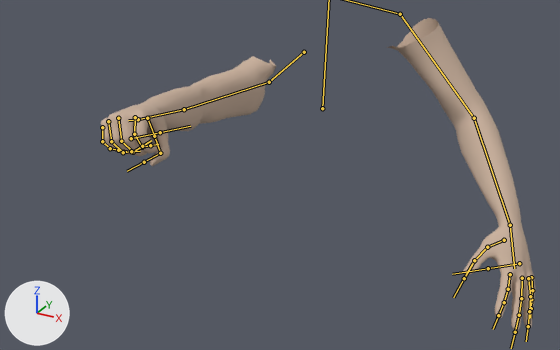
What one commit did to the FBX model Assets/Models/Characters/View_Model.fbx.
The view is the same before and after, from a 50 mm camera at (4.08, -8.15, 2.13) aimed at (0.55, -1.73, -1.08). Every picture has the same lights, and +X, +Y and +Z are marked at lower left. Both versions are drawn at frame 1 of the action 'Game_engine|VM_Hammer_Impact_02'; the numbers are the values there. The bones that bend it are drawn over the model as lines.

Names of what the first picture shows: 'view_modelMesh'.
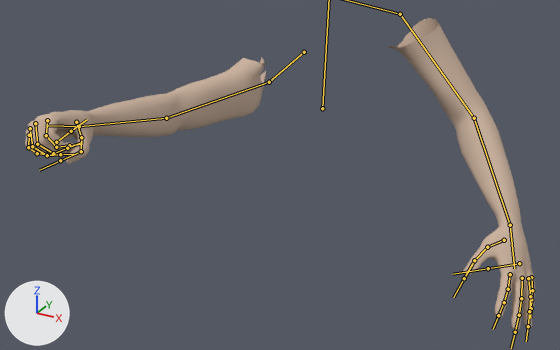
The change in detail:
Bone 'upperarm_r' (bone_upperarm_r) turns from (6, 14, -53) to (-11, 27, -65) degrees about its own x, y and z.

What differs and where, as boxes (x1, y1, x2, y2) in the pictures (560 x 350 px):
'view_modelMesh', posed (17% wider)
    before: (101, 18, 536, 331)
    after: (25, 18, 536, 331)
bone 'upperarm_r', root to tip
    before: (269, 82) to (184, 109)
    after: (269, 82) to (166, 118)
